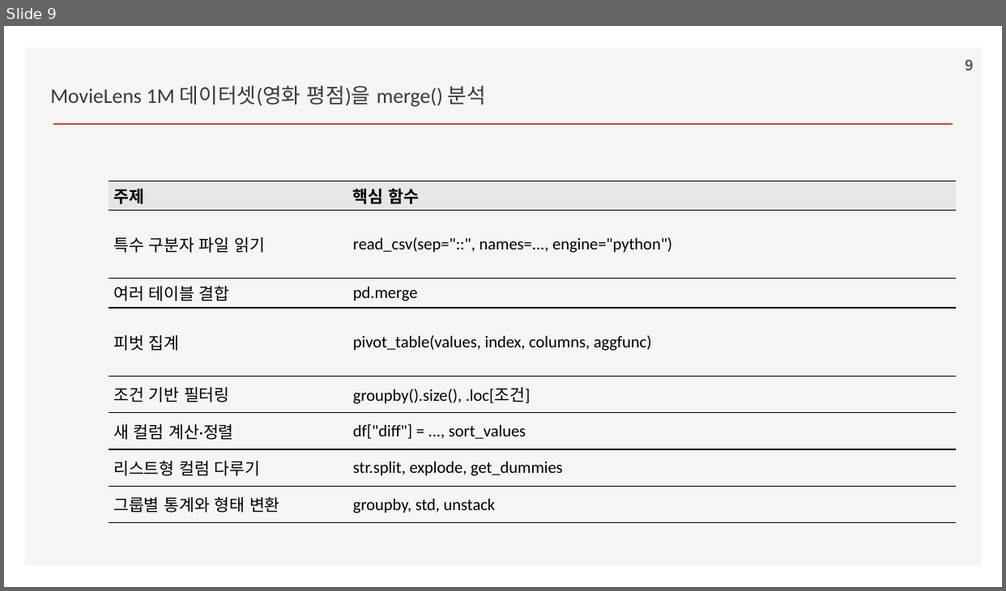
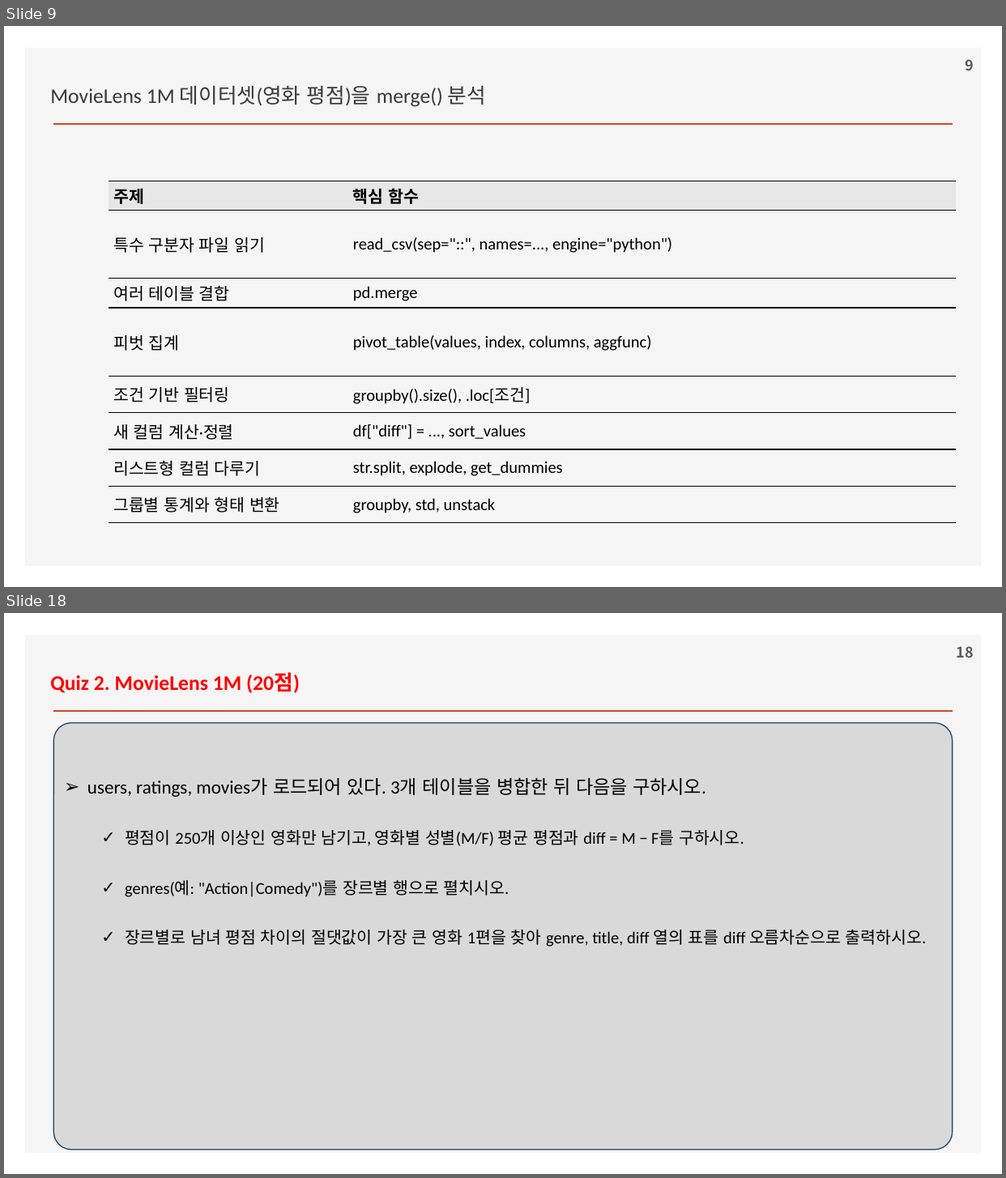
Before and after one commit to ancestor9/2026_Fall_Application-Deployment, a slide deck: 20261106/python for data analysis.pptx. Shown one above the other, each under a label of ours: slide 9 before the commit, slides 9 and 18 after it; the slides between them are not shown. The pictures are 1006x591 and 1006x1178 pixels, drawn with LibreOffice and Linux fonts; fonts in the diff are those of the drawing; background and template pictures are left out. Boxes give left, top, right and bottom in pixels: in the first picture for what was removed or moved away, otherwise in the second. Text is boxed around its words. In the diff, an @@ line names an element or a change of style, - is before the commit and + after.

```diff
--- a/20261106/python for data analysis.pptx
+++ b/20261106/python for data analysis.pptx
@@ slide 18 added at [4,613,1002,1174], background #FFFFFF; not listed: 2 template elements that a slide beside it also shows @@
@@ page number added at [956,646,973,658], 14 pt, text #595959, bold @@
+18
@@ text added at [50,673,300,693], 20 pt, text #FF0000, bold @@
+Quiz 2. MovieLens 1M (20점)
@@ rounded rectangle added at [53,723,952,1150], fill #D9D9D9, outline #28445D 1 pt @@
@@ text added at [87,777,926,947], 16 pt, text #000000 @@
+➢ users, ratings, movies가 로드되어 있다. 3개 테이블을 병합한 뒤 다음을 구하시오.
+  ✓ 평점이 250개 이상인 영화만 남기고, 영화별 성별(M/F) 평균 평점과 diff = M − F를 구하시오.
+  ✓ genres(예: "Action|Comedy")를 장르별 행으로 펼치시오.
+  ✓ 장르별로 남녀 평점 차이의 절댓값이 가장 큰 영화 1편을 찾아 genre, title, diff 열의 표를 diff 오름차순으로 출력하시오.
```
Also in this commit, not shown: 2 slides changed, 11 other slides added.
